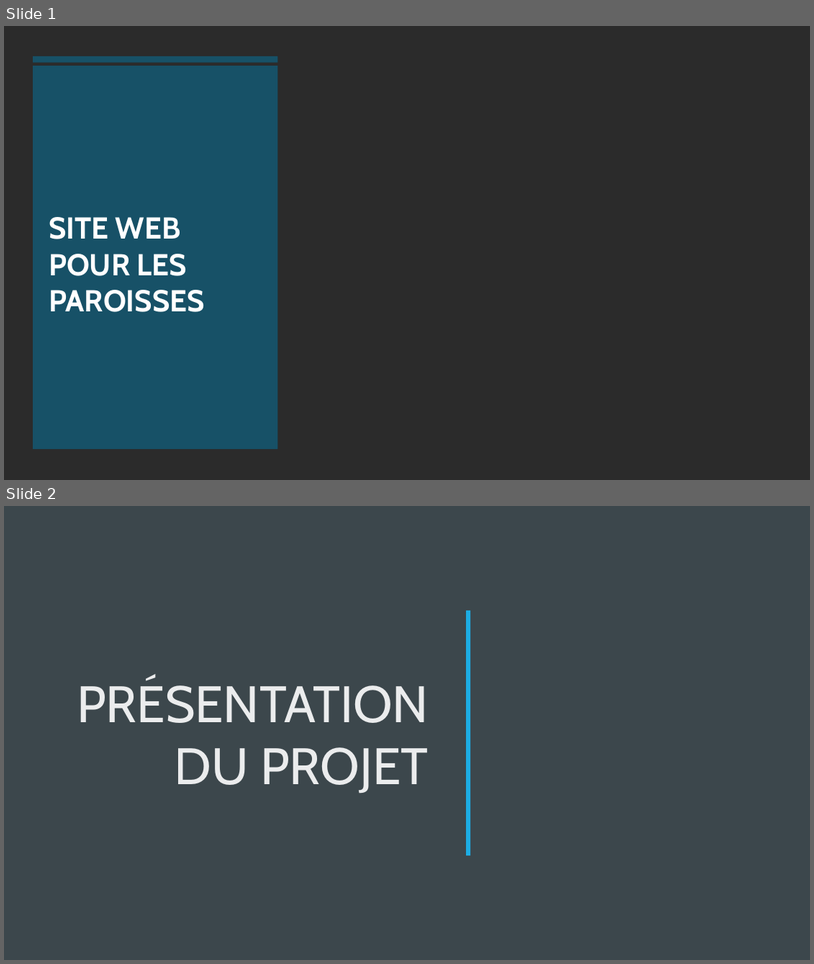
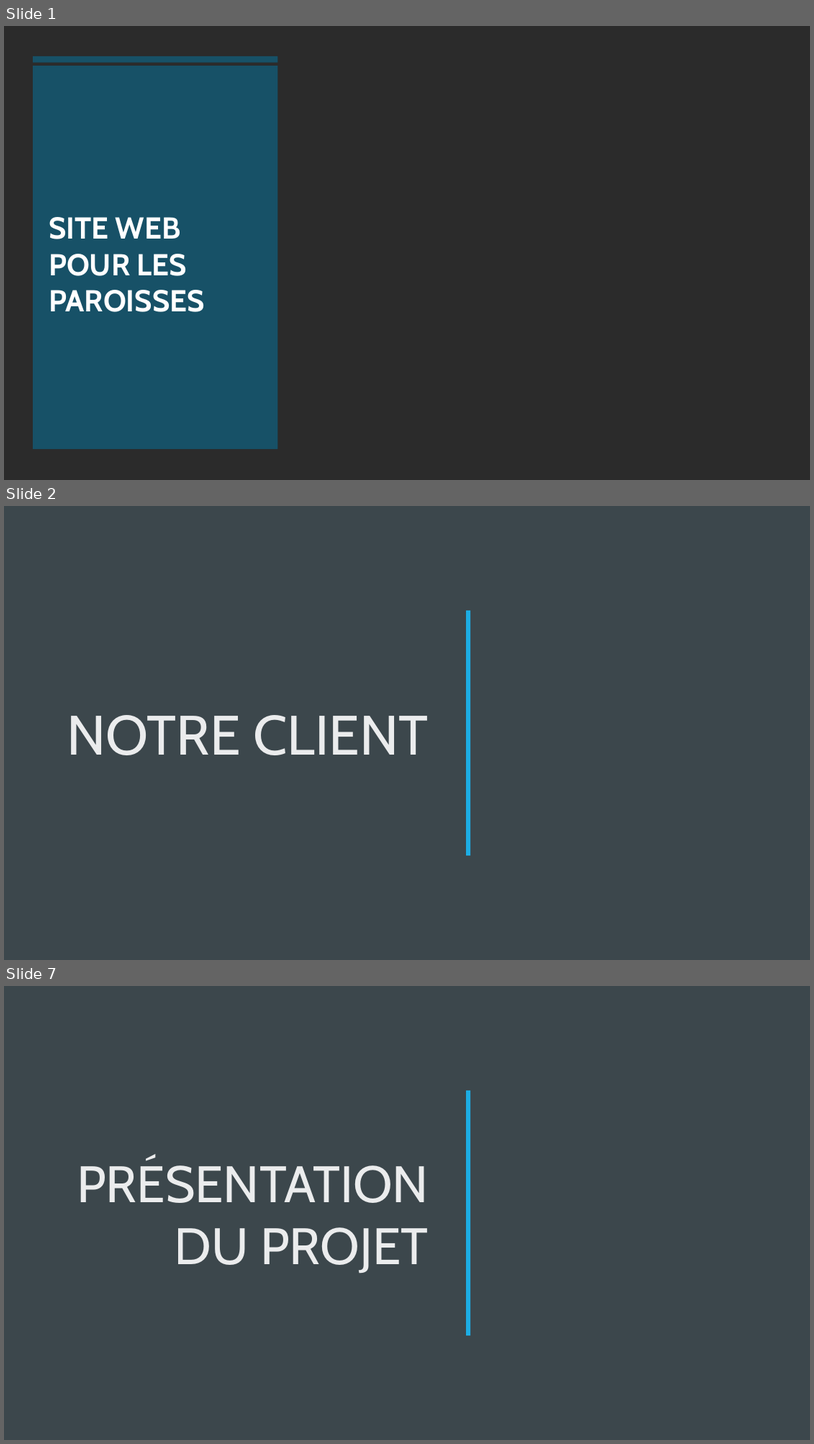
Before and after one commit to llSkyTechll/Project-ESP, a slide deck: ProjetESP.pptx. Shown one above the other, each under a label of ours: slides 1 and 2 before the commit, slides 1, 2 and 7 after it; the slides between them are not shown. The pictures are 814x964 and 814x1444 pixels, drawn with LibreOffice and Linux fonts; fonts in the diff are those of the drawing; background and template pictures are left out; a plain dark background stands for a picture behind light text. Boxes give left, top, right and bottom in pixels: in the first picture for what was removed or moved away, otherwise in the second. Text is boxed around its words. In the diff, an @@ line names an element or a change of style, - is before the commit and + after.

```diff
--- a/ProjetESP.pptx
+++ b/ProjetESP.pptx
@@ slide 2 added at (x1=4, y1=506, x2=810, y2=960), background #335B74 @@
@@ rectangle added at (x1=4, y1=506, x2=810, y2=960), fill #3C474C @@
@@ rectangle added at (x1=467, y1=610, x2=471, y2=855), fill #1CADE4 @@
@@ title added at (x1=67, y1=715, x2=429, y2=755), 66 pt, text #FFFFFF at 90% opacity @@
+NOTRE CLIENT
@@ what was slide 2 is now slide 7 @@
```
Also in this commit, not shown: 1 slide changed, 4 other slides added, 1 other file.
